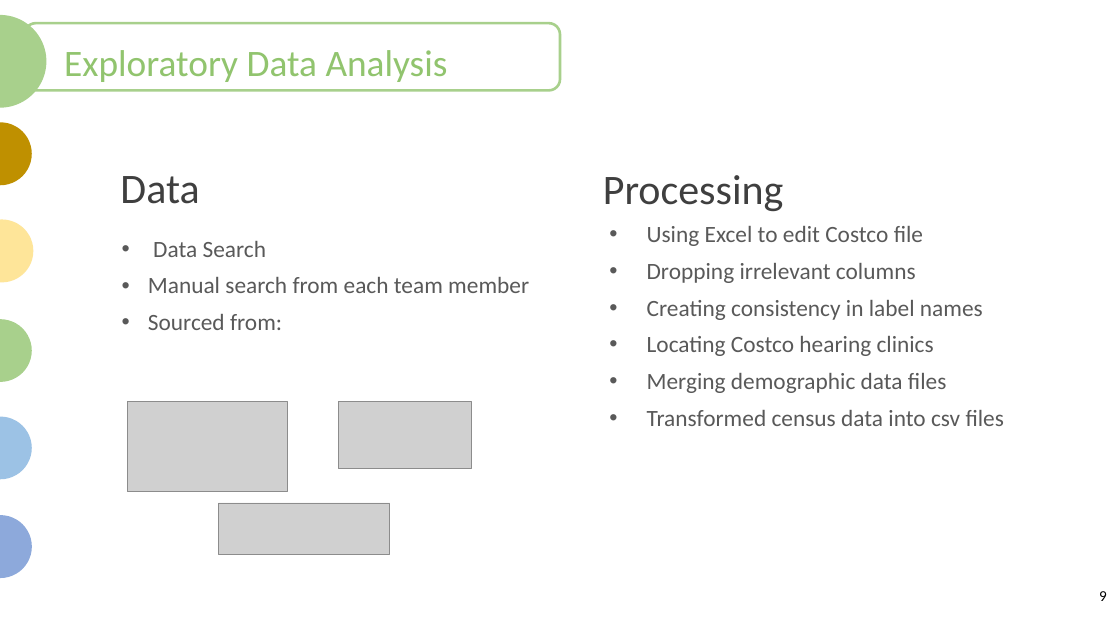
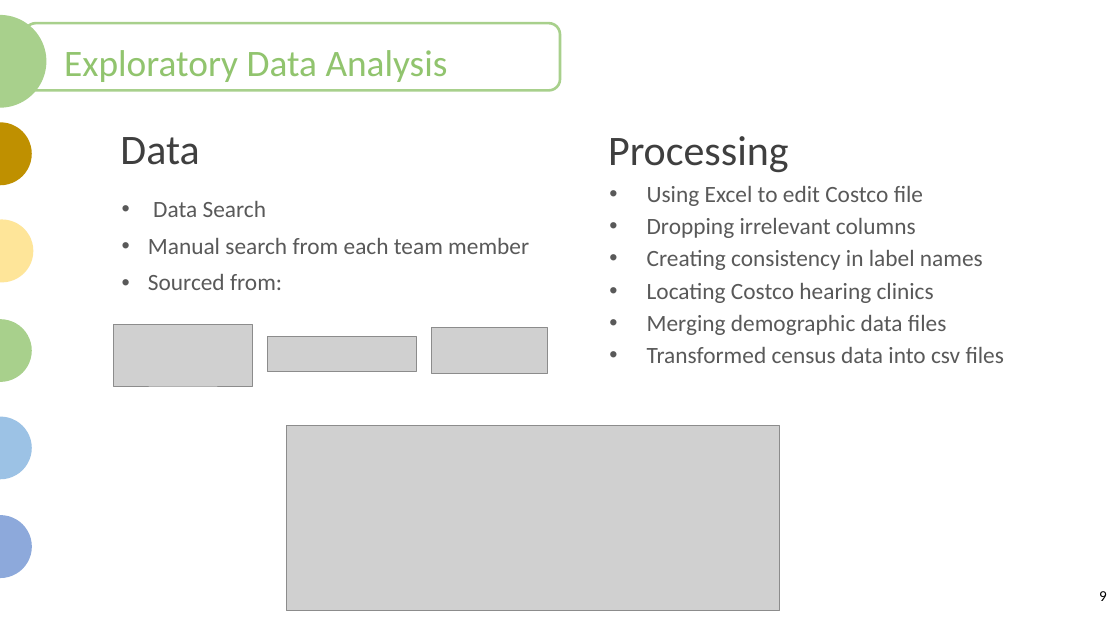
Before and after one commit to JaxWil24/Hearing_Aid_Accessibility, a slide deck: slide 9 of Presentation/FP_Powerpoint.pptx. Drawn at 1120x630 pixels with LibreOffice and Linux fonts; fonts in the diff are those of the drawing; grey boxes stand for pictures. Boxes give left, top, right and bottom in pixels: in the first picture for what was removed or moved away, otherwise in the second. Text is boxed around its words. In the diff, an @@ line names an element or a change of style, - is before the commit and + after.

```diff
--- a/Presentation/FP_Powerpoint.pptx
+++ b/Presentation/FP_Powerpoint.pptx
@@ text "Processing": place and size @@
-text "Processing" at box(603, 175, 784, 211)
+text "Processing" at box(608, 136, 789, 172)
@@ 3 texts: place and size @@
-3 texts at box(120, 176, 1004, 426)
+3 texts at box(120, 137, 1004, 363)
@@ text "Using Excel to edit Costco ..." at box(647, 186, 1004, 363): less space between paragraphs @@
@@ picture: place and size @@
-picture at box(127, 402, 287, 492)
+picture at box(113, 325, 253, 386)
@@ picture: place and size @@
-picture at box(339, 402, 471, 469)
+picture at box(432, 328, 548, 373)
@@ picture: place and size @@
-picture at box(218, 503, 390, 555)
+picture at box(267, 337, 416, 372)
@@ picture added at box(287, 426, 780, 611) @@
```
Also in this commit, not shown: 2 other slides changed.
